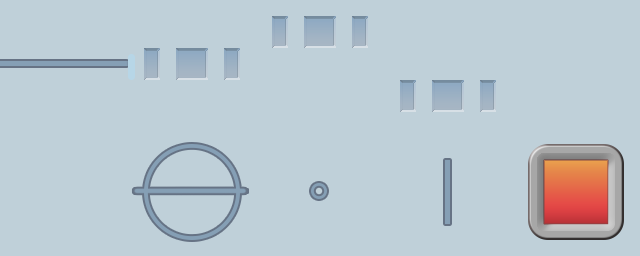
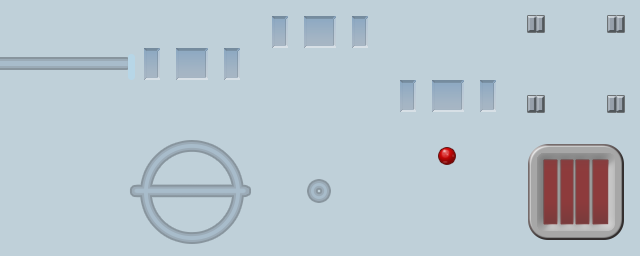
Before/after of a 640×256 layered artwork. What changed in the layer stack:
added layer "Layer 12" above "Layer 11" over [441, 148, 455, 163]
added layer "Layer 11" above "Layer 9" over [439, 148, 455, 164]
added layer "Layer 9" (70%) above "Layer 2" over [528, 16, 624, 112]
painted on "Layer 8" over [557, 160, 593, 224]
removed layer "Layer 1" over [0, 61, 450, 240]
added layer "Layer 13" (40%) above "Layer 6" over [0, 59, 329, 242]
